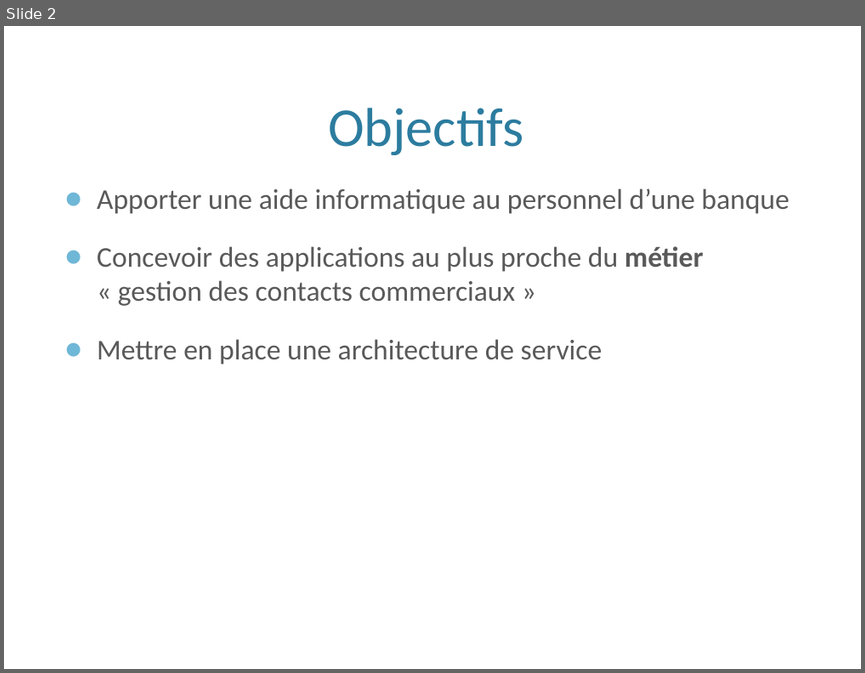
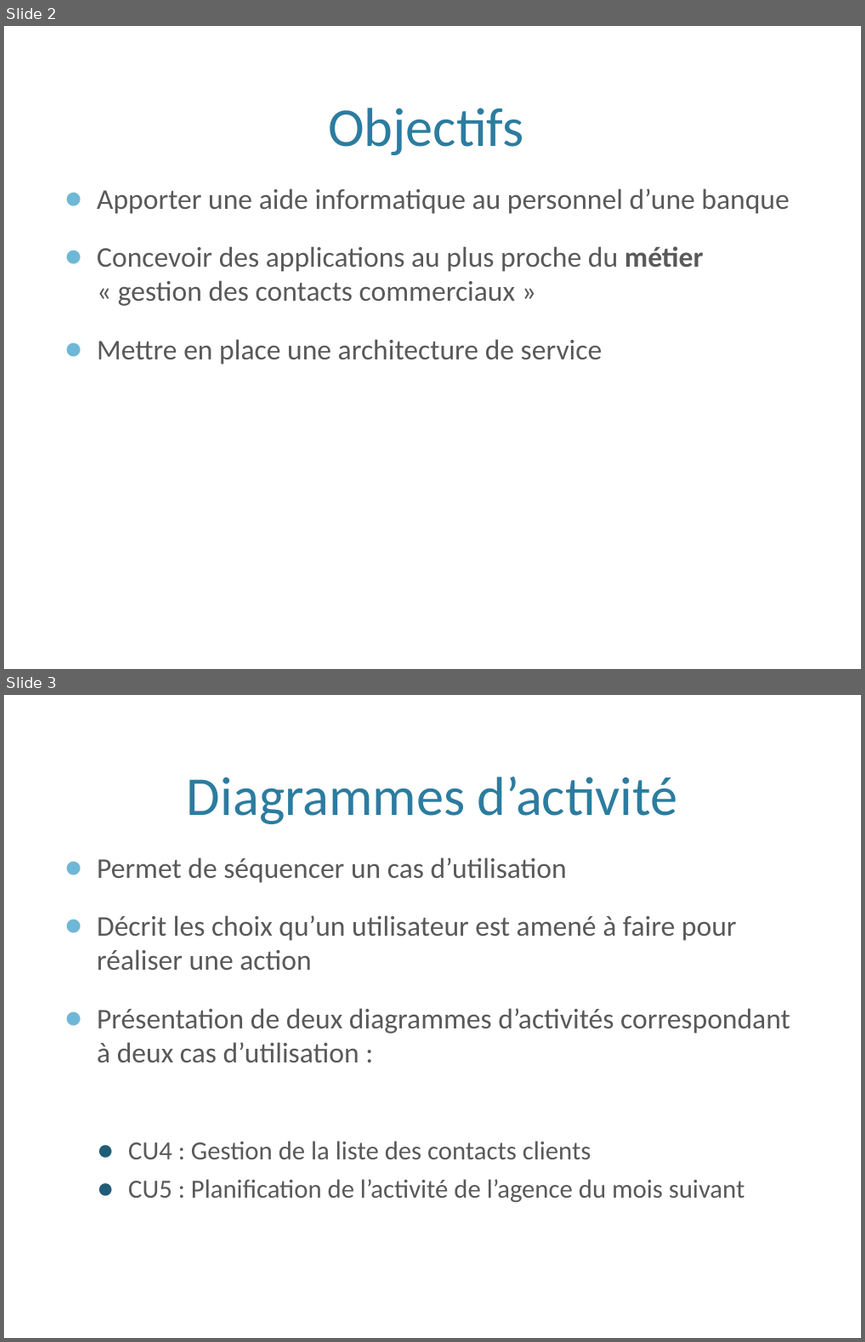
Before and after one commit to hexanome/soa, a slide deck: presentationSISOA.pptx. Shown one above the other, each under a label of ours: slide 2 before the commit, slides 2 and 3 after it. The pictures are 865x673 and 865x1342 pixels, drawn with LibreOffice and Linux fonts; fonts in the diff are those of the drawing; background and template pictures are left out. Boxes give left, top, right and bottom in pixels: in the first picture for what was removed or moved away, otherwise in the second. Text is boxed around its words. In the diff, an @@ line names an element or a change of style, - is before the commit and + after.

```diff
--- a/presentationSISOA.pptx
+++ b/presentationSISOA.pptx
@@ slide 3 added at [4,695,861,1338], background picture (left out) @@
@@ title added at [187,776,678,824], 46 pt, text #2C7C9F @@
+Diagrammes d’activité
@@ text added at [97,857,790,1202], 24 pt, text #595959 @@
+● Permet de séquencer un cas d’utilisation
+● Décrit les choix qu’un utilisateur est amené à faire pour réaliser une action
+● Présentation de deux diagrammes d’activités correspondant à deux cas d’utilisation :
+  ● CU4 : Gestion de la liste des contacts clients
+  ● CU5 : Planification de l’activité de l’agence du mois suivant
```
Also in this commit, not shown: 8 other slides added.
